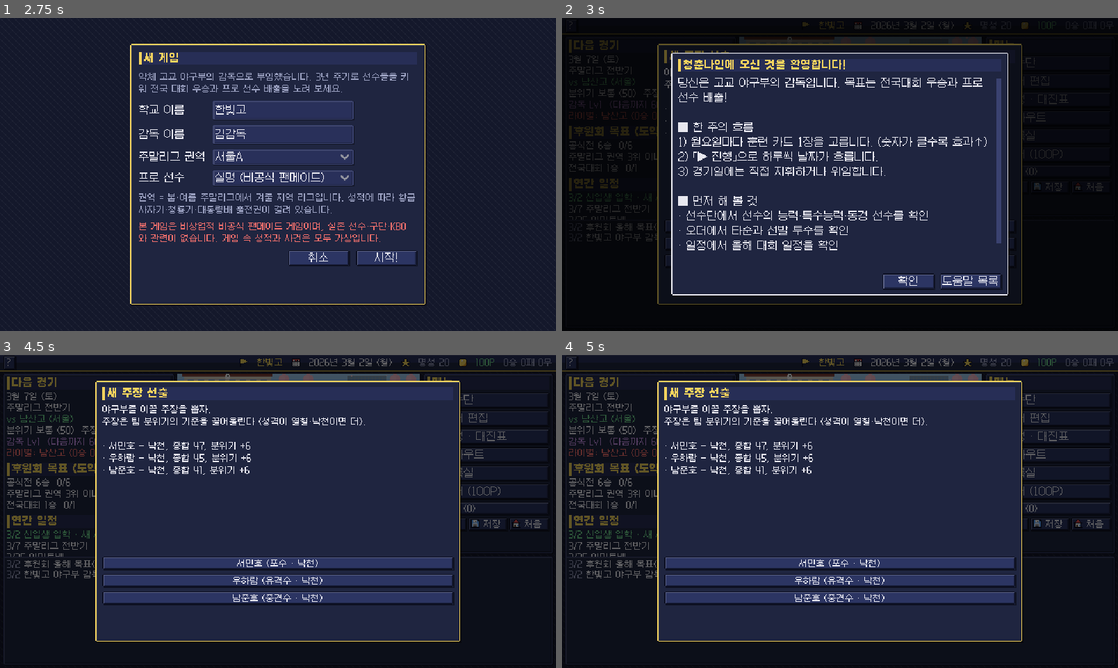
Above: before the commit, frames 1-4 (two rows, left to right).
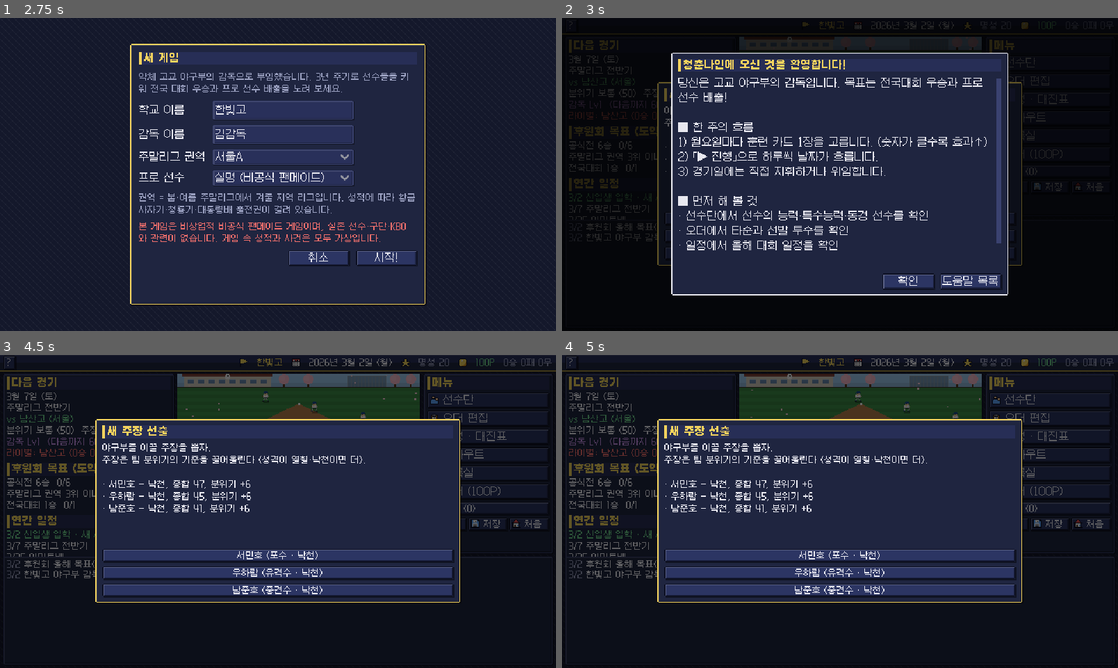
Above: after the commit, the same moments.

Repository: MintSiru/test
Game: Godot game, scene res://scenes/main.tscn
The game is run twice, just before and just after one commit, with the same random seed, the same clock (stepped at 60 frames per second) and the same inputs.
Inputs:
- Up to frame 1 (2.75 s): click "새 게임" at 0.5 s; click "취소" at 1.25 s; click "새 게임" at 2 s
- Up to frame 2 (3 s): click "시작!" at 2.75 s
- Up to frame 3 (4.5 s): click "오더 편집" at 3.5 s; click "확인" at 4.25 s
- Up to frame 4 (5 s): no input

Frame 1 is identical in both runs. In frame 2, 1.0% of the frame differs, in the area x 17-83%, y 8-92%; in frame 3, 27%; in frame 4, 27%.

Commit message:
주요 행동 버튼 초록 강조(다음으로 진행·경기 준비·경기 시작·플레이), 선택 팝업 크기를 내용에 맞추고 가운데로
Co-Authored-By: Claude Opus 5.5 <noreply@anthropic.com>
Claude-Session: https://claude.ai/code/session_018CxDwMLc1KRy2YJTqnPn7j

Diff:
--- a/game/scripts/main.gd
+++ b/game/scripts/main.gd
@@ -434,13 +434,17 @@
 	shade.mouse_filter = Control.MOUSE_FILTER_STOP
 	modal_layer.add_child(shade)
 	var p := UI.panel(UI.PANEL, UI.ACCENT, 8)
-	UI.place(p, 110, 30, 420, 300)
+	UI.place(p, 110, 30, 420, 10)
 	shade.add_child(p)
-	_pop_in(shade, p)
+	p.modulate.a = 0.0
 	var v := UI.vbox(5)
 	p.add_child(v)
 	v.add_child(UI.title_label(pop["title"]))
-	v.add_child(UI.scroll(UI.wrap_label(pop["body"], 390, UI.TEXT, true), Vector2(404, 170)))
+	# 본문 높이는 내용에 맞춰 (최대 170)
+	var body: String = pop["body"]
+	var bh := mini(170, 14 + (body.count("\n") + 1 + body.length() / 60) * 12)
+	v.add_child(UI.scroll(UI.wrap_label(body, 390, UI.TEXT, true), Vector2(404, bh)))
+	v.add_child(UI.spacer(0, 2))
 	for o in pop["options"]:
 		var key: String = o[0]
 		v.add_child(UI.button(o[1], func():
@@ -452,3 +456,8 @@
 				show_modal(pop["title"], msg, "good", done)
 			else:
 				done.call(), 400, true))
+	p.reset_size()
+	await get_tree().process_frame
+	if is_instance_valid(p):
+		p.position = ((Vector2(640, 360) - p.size) / 2).floor()
+		_pop_in(shade, p)
--- a/game/scripts/ui/screens/hub_screen.gd
+++ b/game/scripts/ui/screens/hub_screen.gd
@@ -218,7 +218,7 @@
 		v.add_child(UI.label("상대: %s (%s · 전통 %d)" % [opp["name"], opp["province"], opp["prestige"]], UI.TEXT, true))
 		var row := UI.hbox(6)
 		v.add_child(row)
-		row.add_child(UI.button("경기 준비 (직접 지휘)", func(): Game.goto("prematch")))
+		row.add_child(UI.primary(UI.button("경기 준비 (직접 지휘)", func(): Game.goto("prematch"))))
 		row.add_child(UI.button("위임", _delegate))
 		return
 	if not train_lines.is_empty():
@@ -227,7 +227,7 @@
 		action_box.add_child(v)
 		for i in train_lines.size():
 			v.add_child(UI.label(train_lines[i], UI.GOOD if i == 0 else (UI.BAD if train_lines[i].begins_with("부상") else UI.TEXT), true))
-	var b := UI.button("▶ 다음으로 진행", _start_advance, 200)
+	var b := UI.primary(UI.button("▶ 다음으로 진행", _start_advance, 200))
 	UI.place(b, 40, 96 if not train_lines.is_empty() else 40, 200, 20)
 	action_box.add_child(b)
 	if train_lines.is_empty() and Season.friendly_date(s) != "":
--- a/game/scripts/ui/screens/match_screen.gd
+++ b/game/scripts/ui/screens/match_screen.gd
@@ -73,7 +73,7 @@
 	var row := UI.hbox(4)
 	UI.place(row, 2, 325 if touch else 341, 636, 33 if touch else 18)
 	add_child(row)
-	play_btn = UI.button("▶ 플레이", _toggle_play, 90)
+	play_btn = UI.primary(UI.button("▶ 플레이", _toggle_play, 90))
 	row.add_child(play_btn)
 	speed_btn = UI.button("속도 " + SPEED_KO[speed_idx], _cycle_speed, 80, true)
 	row.add_child(speed_btn)
--- a/game/scripts/ui/screens/prematch_screen.gd
+++ b/game/scripts/ui/screens/prematch_screen.gd
@@ -102,7 +102,7 @@
 	row.add_child(UI.button("오더 편집", func(): Game.goto("lineup")))
 	row.add_child(UI.expand(UI.spacer()))
 	row.add_child(UI.button("위임 (결과만)", _delegate))
-	row.add_child(UI.button("▶ 경기 시작", _start, 110))
+	row.add_child(UI.primary(UI.button("▶ 경기 시작", _start, 110)))
 	Help.once("firstMatch")
 
 
--- a/game/scripts/ui/ui.gd
+++ b/game/scripts/ui/ui.gd
@@ -192,6 +192,20 @@
 	return b
 
 
+## 주요 행동 버튼 (초록 강조: 진행·경기 시작 등)
+static func primary(b: Button) -> Button:
+	var g := Color("#2f8a4a")
+	b.add_theme_stylebox_override("normal", frame(g, Color("#0c2214"), "raised"))
+	b.add_theme_stylebox_override("hover", frame(g.lightened(0.12), ACCENT, "raised"))
+	b.add_theme_stylebox_override("pressed", frame(g.darkened(0.2), Color("#0c2214"), "pressed"))
+	b.add_theme_color_override("font_color", Color("#f4fff4"))
+	b.add_theme_color_override("font_hover_color", Color("#ffffff"))
+	b.add_theme_color_override("font_pressed_color", Color("#dfffe4"))
+	b.add_theme_color_override("font_outline_color", Color("#0c2214"))
+	b.add_theme_constant_override("outline_size", 2)
+	return b
+
+
 ## 아이콘 + 글자 버튼 (왼쪽 정렬)
 static func icon_button(text: String, icon_name: String, cb: Callable, min_w := 0, small := false) -> Button:
 	var b := button(text, cb, min_w, small)
